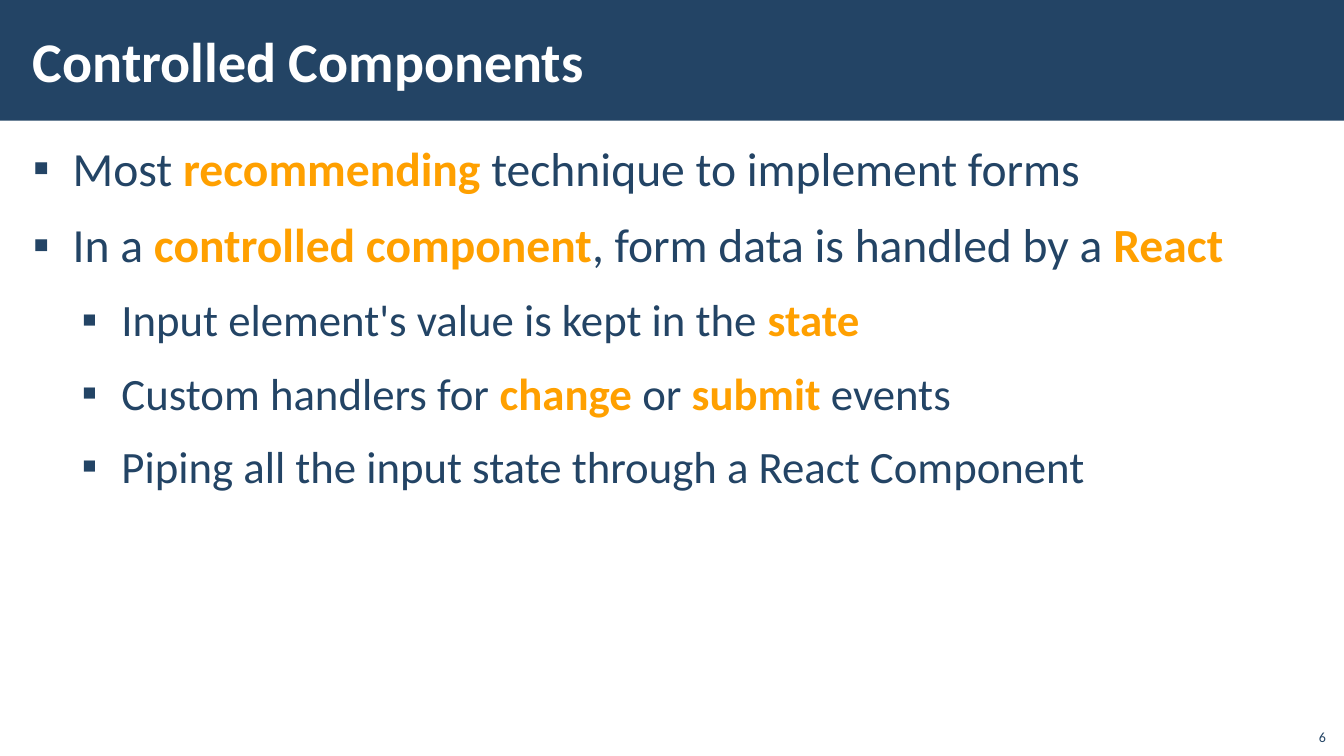
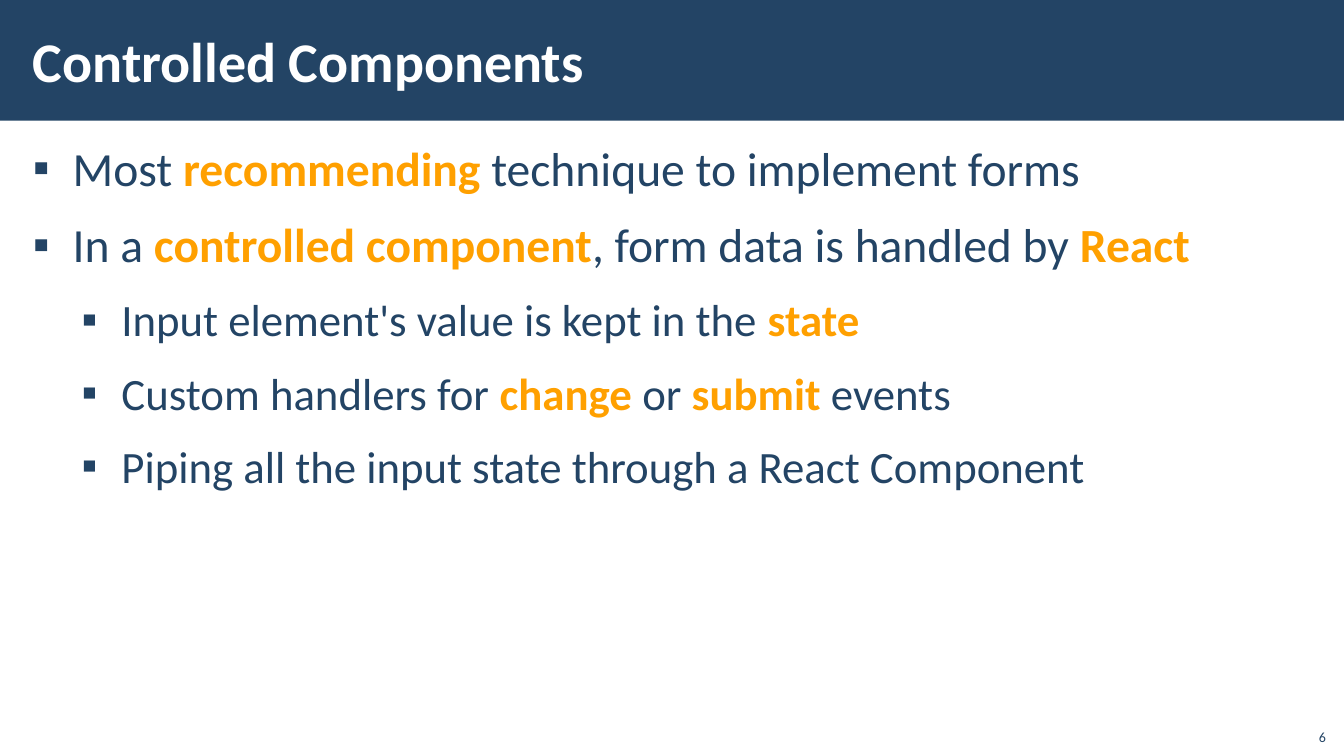
Before and after one commit to DBeneva/JavaScript, a slide deck: slide 6 of 07 - ReactJS/07 - Forms/00 - Presentation/05.-React-JS-Forms.pptx. Drawn at 1344x756 pixels with LibreOffice and Linux fonts; fonts in the diff are those of the drawing; background and template pictures are left out. Boxes give left, top, right and bottom in pixels: in the first picture for what was removed or moved away, otherwise in the second. Text is boxed around its words. In the diff, an @@ line names an element or a change of style, - is before the commit and + after.

Commit message:
React controlled components

```diff
--- a/07 - ReactJS/07 - Forms/00 - Presentation/05.-React-JS-Forms.pptx
+++ b/07 - ReactJS/07 - Forms/00 - Presentation/05.-React-JS-Forms.pptx
@@ text at <box>73,228,1190,270</box>: text changed; text colour #234465 to #FFA000; bold on @@
-▪ In a controlled component, form data is handled by a React
+▪ In a controlled component, form data is handled by React
```
Also in this commit, not shown: 2 other files.
